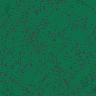
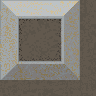
The second (96, 96) image is a revision of the first. Changes to its layers:
added layer "Roof" above "MostlyMoss" over [0, 0, 96, 96]
hid "MostlyMoss" over [0, 0, 96, 96]
